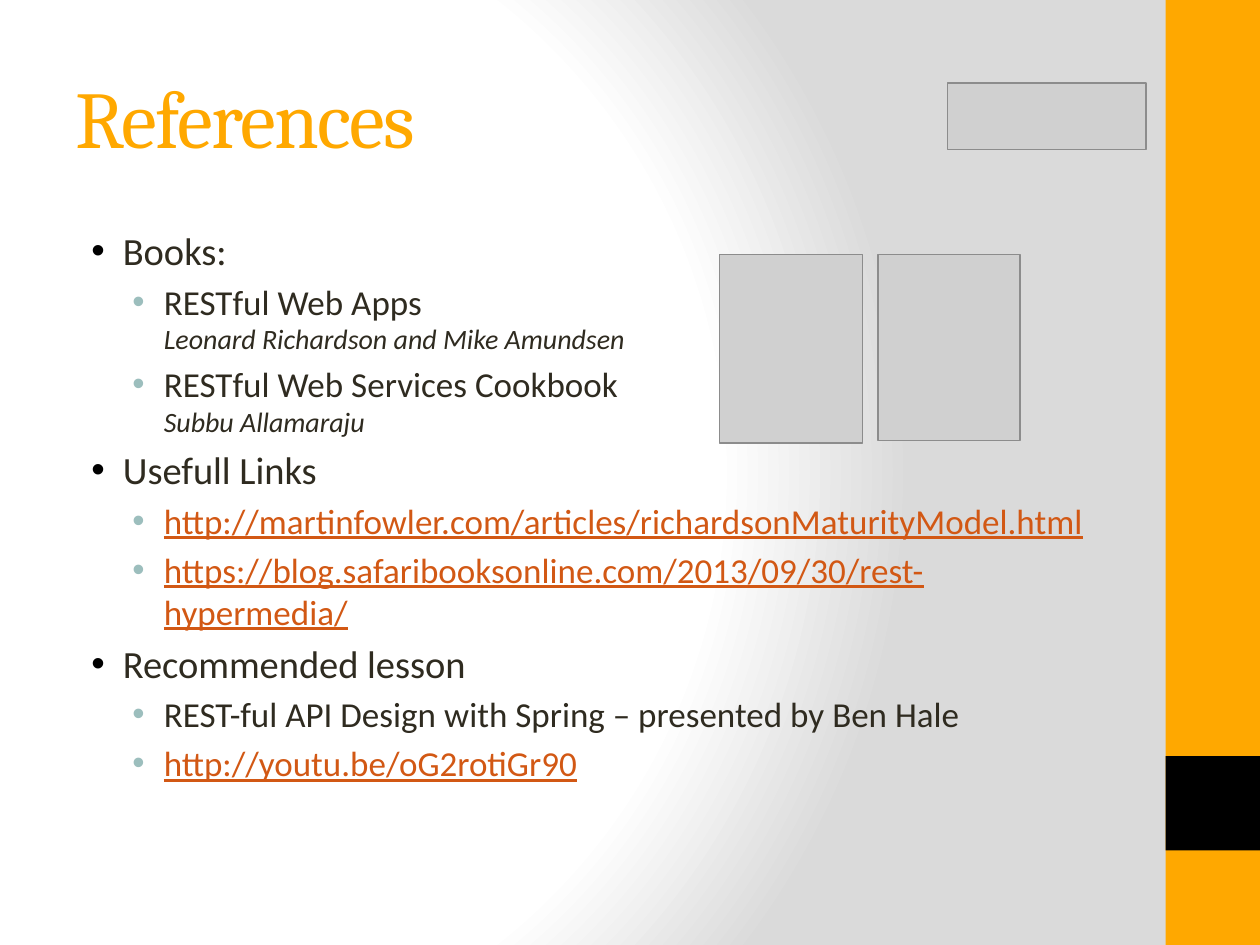
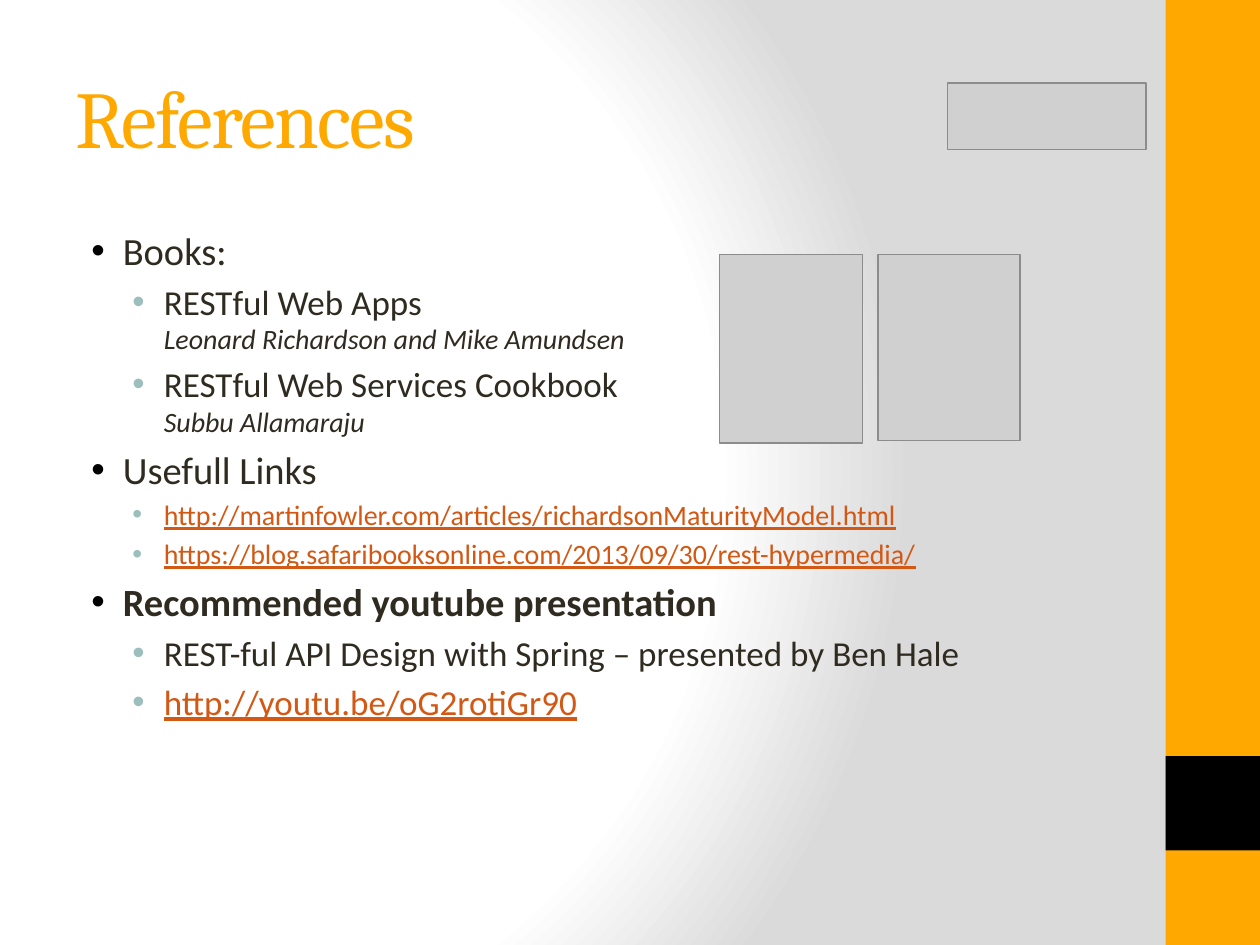
Before and after one commit to istibekesi/my-restful-api, a slide deck: slide 17 of doc/RESTful API Design.pptx. Drawn at 1260x945 pixels with LibreOffice and Linux fonts; fonts in the diff are those of the drawing; grey boxes stand for pictures. Boxes give left, top, right and bottom in pixels: in the first picture for what was removed or moved away, otherwise in the second. Text is boxed around its words. In the diff, an @@ line names an element or a change of style, - is before the commit and + after.

```diff
--- a/doc/RESTful API Design.pptx
+++ b/doc/RESTful API Design.pptx
@@ text at [164,505,915,569]: size 20 to 16 pt in "http://martinfowler.com/articles/richardsonMaturityModel.htm ...", "https://blog.safaribooksonline.com/2013/09/30/rest-hypermedi ..." @@
@@ text at [123,589,716,622]: text changed; bold on @@
-• Recommended lesson
+• Recommended youtube presentation
```
Also in this commit, not shown: 3 other slides changed, 1 slide added, 1 slide removed, 5 other files.
